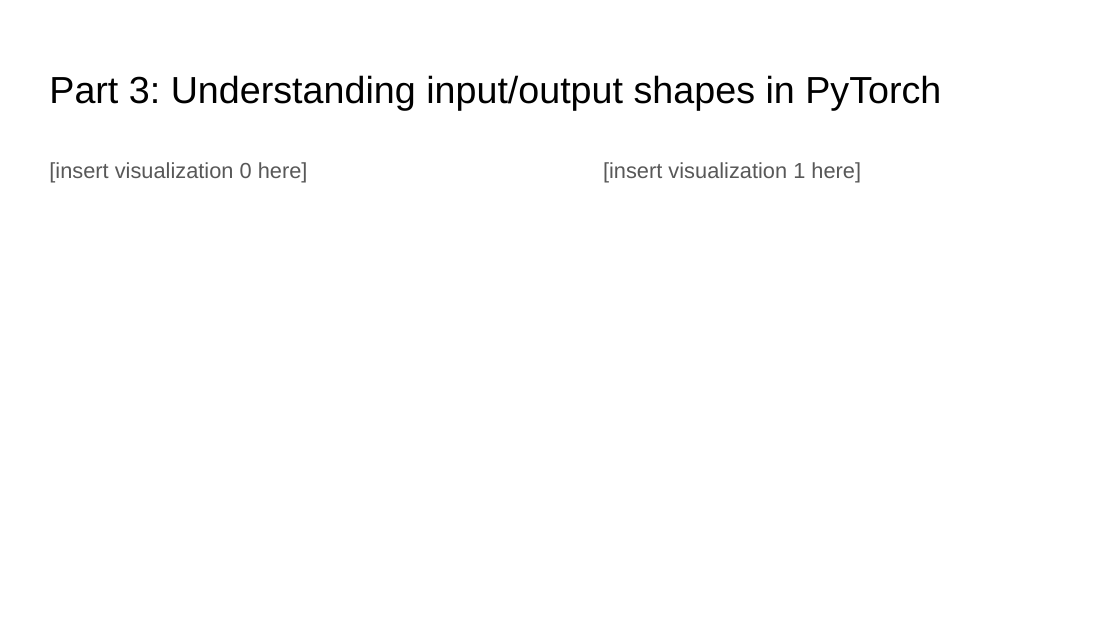
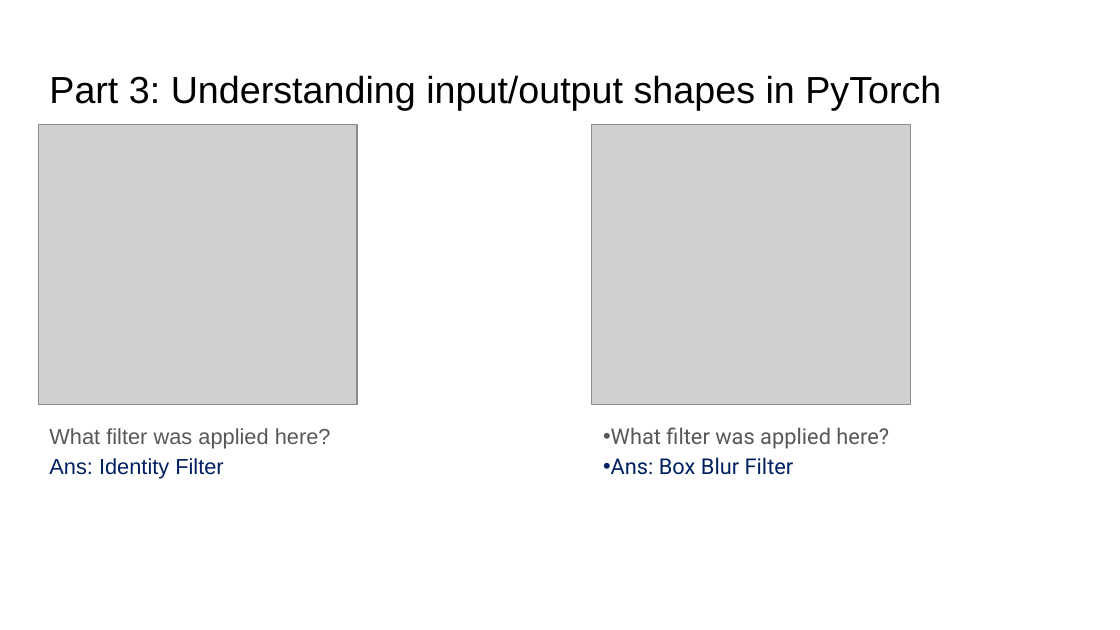
Before and after one commit to aashutoshav/Computer-Vision-Project-1, a slide deck: slide 13 of docs/report.pptx. Drawn at 1120x630 pixels with LibreOffice and Linux fonts; fonts in the diff are those of the drawing; grey boxes stand for pictures. Boxes give left, top, right and bottom in pixels: in the first picture for what was removed or moved away, otherwise in the second. Text is boxed around its words. In the diff, an @@ line names an element or a change of style, - is before the commit and + after.

```diff
--- a/docs/report.pptx
+++ b/docs/report.pptx
@@ picture added at (x1=38, y1=124, x2=357, y2=404) @@
@@ picture added at (x1=591, y1=124, x2=911, y2=404) @@
@@ text at (x1=49, y1=428, x2=331, y2=479): text changed @@
-[insert visualization 0 here]
+What filter was applied here?
+Ans: Identity Filter
@@ text at (x1=611, y1=427, x2=889, y2=475): text changed; font Arial to Roboto @@
-[insert visualization 1 here]
+• What filter was applied here?
+• Ans: Box Blur Filter
```
Also in this commit, not shown: 17 other slides changed, 2 slides added, 2 slides removed, 22 other files.
